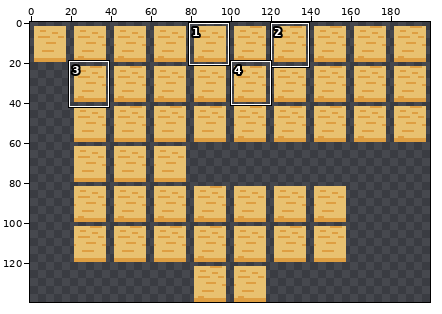
Edited in one commit: pixel-art file (Graphics/sand.aseprite). Above, an overview of the earlier version with the close-up marked.
Close-up. Before the edit:
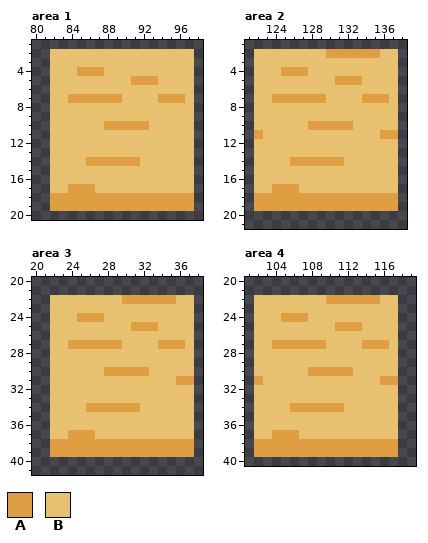
200x140 pixels, 1 frame. Shown: area 1: x 80..98, y 1..20; area 2: x 121..138, y 1..21; area 3: x 20..38, y 20..41; area 4: x 101..119, y 20..40. The commit also changed other parts of the picture, which this record leaves out.
Palette (. is transparent): A #de9e41  B #e8c170
Pixels before, area 1, first column x 82:
 2 BBBBBBBBBBBBBBBB
 3 BBBBBBBBBBBBBBBB
 4 BBBAAABBBBBBBBBB
 5 BBBBBBBBBAAABBBB
 6 BBBBBBBBBBBBBBBB
 7 BBAAAAAABBBBAAAB
 8 BBBBBBBBBBBBBBBB
 9 BBBBBBBBBBBBBBBB
10 BBBBBBAAAAABBBBB
11 BBBBBBBBBBBBBBBB
12 BBBBBBBBBBBBBBBB
13 BBBBBBBBBBBBBBBB
14 BBBBAAAAAABBBBBB
15 BBBBBBBBBBBBBBBB
16 BBBBBBBBBBBBBBBB
17 BBAAABBBBBBBBBBB
18 AAAAAAAAAAAAAAAA
19 AAAAAAAAAAAAAAAA
Pixels before, area 2, first column x 122:
 2 BBBBBBBBAAAAAABB
 3 BBBBBBBBBBBBBBBB
 4 BBBAAABBBBBBBBBB
 5 BBBBBBBBBAAABBBB
 6 BBBBBBBBBBBBBBBB
 7 BBAAAAAABBBBAAAB
 8 BBBBBBBBBBBBBBBB
 9 BBBBBBBBBBBBBBBB
10 BBBBBBAAAAABBBBB
11 ABBBBBBBBBBBBBAA
12 BBBBBBBBBBBBBBBB
13 BBBBBBBBBBBBBBBB
14 BBBBAAAAAABBBBBB
15 BBBBBBBBBBBBBBBB
16 BBBBBBBBBBBBBBBB
17 BBAAABBBBBBBBBBB
18 AAAAAAAAAAAAAAAA
19 AAAAAAAAAAAAAAAA
Pixels before, area 3, first column x 22:
22 BBBBBBBBAAAAAABB
23 BBBBBBBBBBBBBBBB
24 BBBAAABBBBBBBBBB
25 BBBBBBBBBAAABBBB
26 BBBBBBBBBBBBBBBB
27 BBAAAAAABBBBAAAB
28 BBBBBBBBBBBBBBBB
29 BBBBBBBBBBBBBBBB
30 BBBBBBAAAAABBBBB
31 BBBBBBBBBBBBBBAA
32 BBBBBBBBBBBBBBBB
33 BBBBBBBBBBBBBBBB
34 BBBBAAAAAABBBBBB
35 BBBBBBBBBBBBBBBB
36 BBBBBBBBBBBBBBBB
37 BBAAABBBBBBBBBBB
38 AAAAAAAAAAAAAAAA
39 AAAAAAAAAAAAAAAA
Pixels before, area 4, first column x 102:
22 BBBBBBBBAAAAAABB
23 BBBBBBBBBBBBBBBB
24 BBBAAABBBBBBBBBB
25 BBBBBBBBBAAABBBB
26 BBBBBBBBBBBBBBBB
27 BBAAAAAABBBBAAAB
28 BBBBBBBBBBBBBBBB
29 BBBBBBBBBBBBBBBB
30 BBBBBBAAAAABBBBB
31 ABBBBBBBBBBBBBAA
32 BBBBBBBBBBBBBBBB
33 BBBBBBBBBBBBBBBB
34 BBBBAAAAAABBBBBB
35 BBBBBBBBBBBBBBBB
36 BBBBBBBBBBBBBBBB
37 BBAAABBBBBBBBBBB
38 AAAAAAAAAAAAAAAA
39 AAAAAAAAAAAAAAAA
After:
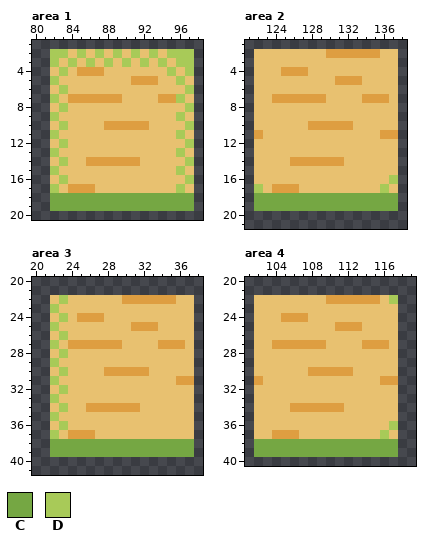
Colours new in this view: C #75a743  D #a8ca58
Edits made:
Area 1:
The author changed colour A to colour C in rows 18 to 19 at x 82 to 97.
The author changed colour A to colour D in row 7 at x 96.
The author changed colour B to colour D in row 2 at x 82 to 83, 85, 87, 89, 91, 93 and 95 to 97; in row 3 at x 82, 84, 86, 88, 90, 92, 94 and 96 to 97; in row 4 at x 83, 95 and 97; in row 5 at x 82 and 96; in row 6 at x 83 and 97; in row 7 at x 82.
The author changed colour B to colour D in row 8 at x 83 and 97; in row 9 at x 82 and 96; in row 10 at x 83 and 97; in row 11 at x 82 and 96; in row 12 at x 83 and 97; in row 13 at x 82 and 96.
The author changed colour B to colour D in row 14 at x 83 and 97; in row 15 at x 82 and 96; in row 16 at x 83 and 97; in row 17 at x 82 and 96.
Area 2:
The author changed colour A to colour C in rows 18 to 19 at x 122 to 137.
The author changed colour B to colour D in row 16 at x 137; in row 17 at x 122 and 136.
Area 3:
The author changed colour A to colour C in rows 38 to 39 at x 22 to 37.
The author changed colour B to colour D in row 22 at x 23; in row 23 at x 22; in row 24 at x 23; in row 25 at x 22; in row 26 at x 23; in row 27 at x 22.
The author changed colour B to colour D in row 28 at x 23; in row 29 at x 22; in row 30 at x 23; in row 31 at x 22; in row 32 at x 23; in row 33 at x 22.
The author changed colour B to colour D in row 34 at x 23; in row 35 at x 22; in row 36 at x 23; in row 37 at x 22.
Area 4:
The author changed colour A to colour C in rows 38 to 39 at x 102 to 117.
The author changed colour B to colour D in row 22 at x 117; in row 36 at x 117; in row 37 at x 116.
Changed places in both close-ups, as pixel boxes (x1, y1, x2, y2):
changed: (50, 49, 194, 211)
changed: (254, 175, 398, 211)
changed: (50, 295, 194, 457)
changed: (389, 295, 398, 304)
changed: (254, 421, 398, 457)
